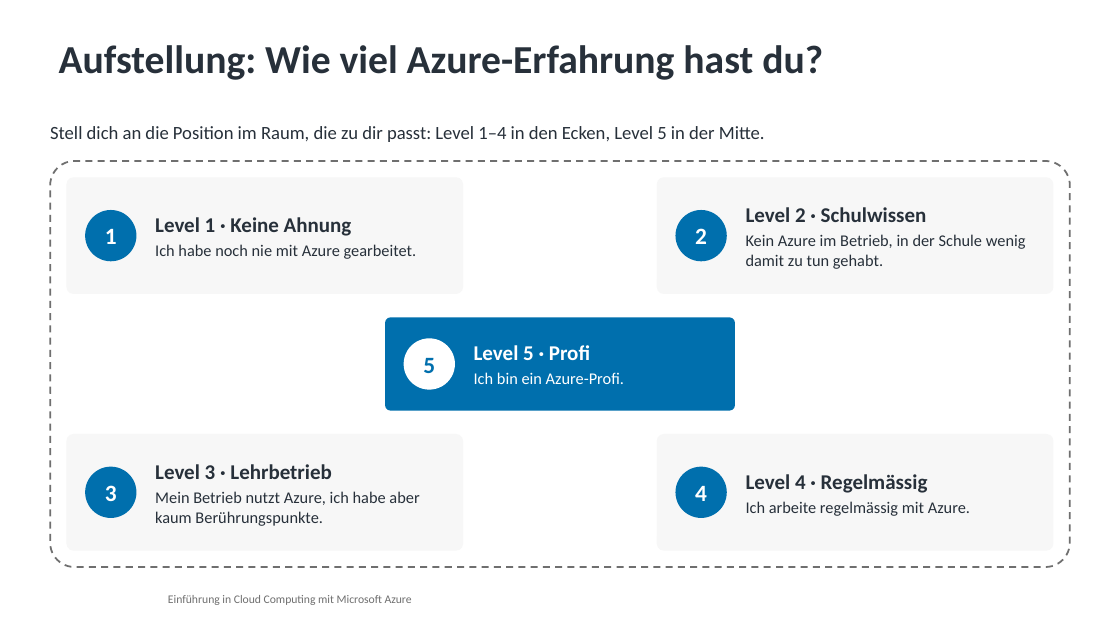
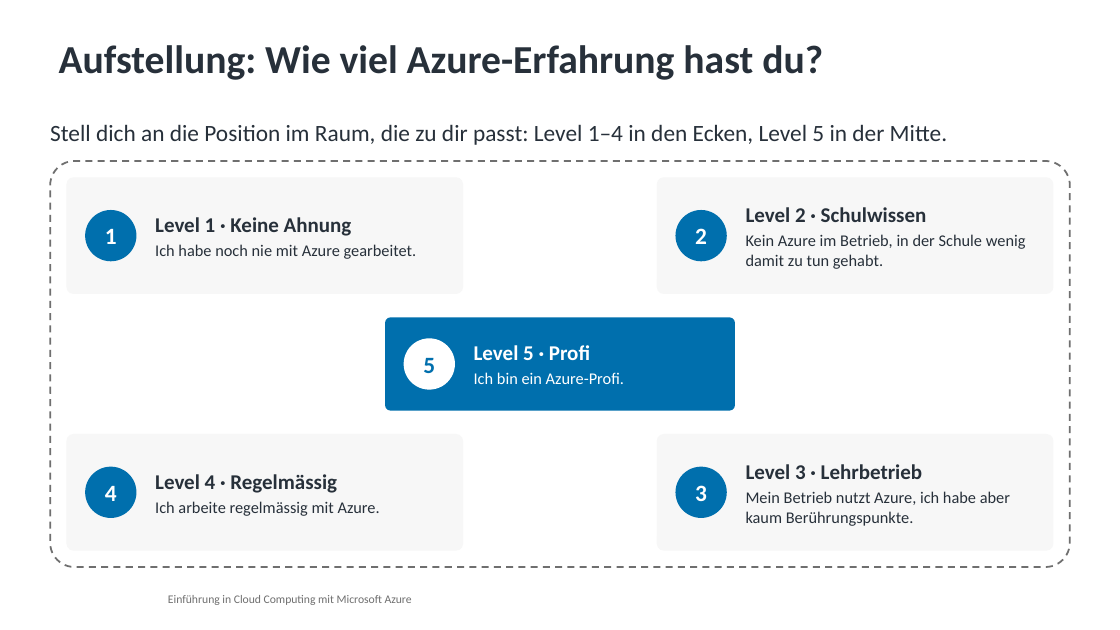
Before and after one commit to pat-teacher/azure-basics-training, a slide deck: slide 3 of praesentationen/kurs-einfuehrung.pptx. Drawn at 1120x630 pixels with LibreOffice and Linux fonts; fonts in the diff are those of the drawing; background and template pictures are left out. Boxes give left, top, right and bottom in pixels: in the first picture for what was removed or moved away, otherwise in the second. Text is boxed around its words. In the diff, an @@ line names an element or a change of style, - is before the commit and + after.

```diff
--- a/praesentationen/kurs-einfuehrung.pptx
+++ b/praesentationen/kurs-einfuehrung.pptx
@@ text "Stell dich an die Position ..." at (x1=50, y1=124, x2=947, y2=145): size 16 to 20 pt @@
@@ text "Level 4 · Regelmässig" moved from (x1=746, y1=474, x2=970, y2=516) to (x1=155, y1=474, x2=380, y2=516) @@
@@ text "Level 3 · Lehrbetrieb" moved from (x1=155, y1=464, x2=419, y2=526) to (x1=746, y1=464, x2=1010, y2=526) @@
@@ ellipse "4" moved from (x1=676, y1=467, x2=727, y2=518) to (x1=85, y1=467, x2=136, y2=518) @@
@@ ellipse "3" moved from (x1=85, y1=467, x2=136, y2=518) to (x1=676, y1=467, x2=727, y2=518) @@
```
Also in this commit, not shown: 2 other slides changed, 1 slide added, 12 other files.
